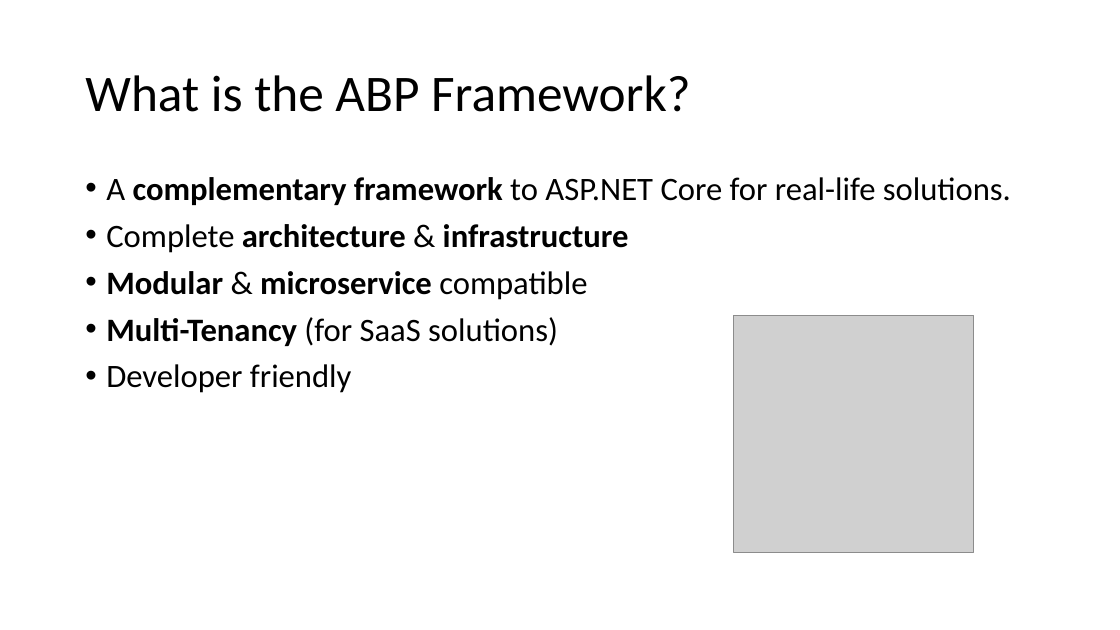
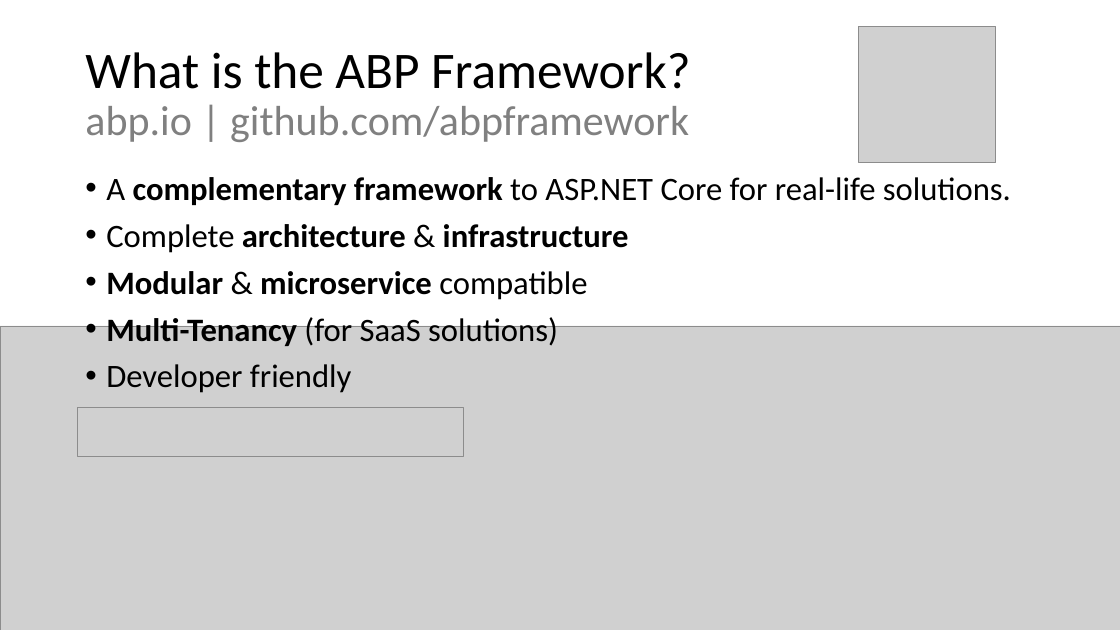
Before and after one commit to hikalkan/presentations, a slide deck: slide 6 of 2020-11-22 DevNot Summit Blazor and ABP/Blazor-Abp-Workshop.pptx. Drawn at 1120x630 pixels with LibreOffice and Linux fonts; fonts in the diff are those of the drawing; grey boxes stand for pictures. Boxes give left, top, right and bottom in pixels: in the first picture for what was removed or moved away, otherwise in the second. Text is boxed around its words. In the diff, an @@ line names an element or a change of style, - is before the commit and + after.

```diff
--- a/2020-11-22 DevNot Summit Blazor and ABP/Blazor-Abp-Workshop.pptx
+++ b/2020-11-22 DevNot Summit Blazor and ABP/Blazor-Abp-Workshop.pptx
@@ picture added at box(859, 26, 996, 163) @@
@@ title at box(85, 52, 691, 142): text changed; size 44 to 36 pt; text colour #000000 to #808080 @@
-What is the ABP Framework?
+What is the ABP Framework?
+abp.io | github.com/abpframework
@@ picture added at box(0, 326, 1120, 630) @@
@@ picture removed at box(734, 315, 974, 553) @@
@@ picture added at box(77, 408, 464, 456) @@
```
Also in this commit, not shown: 1 other slide changed, 1 slide added.
